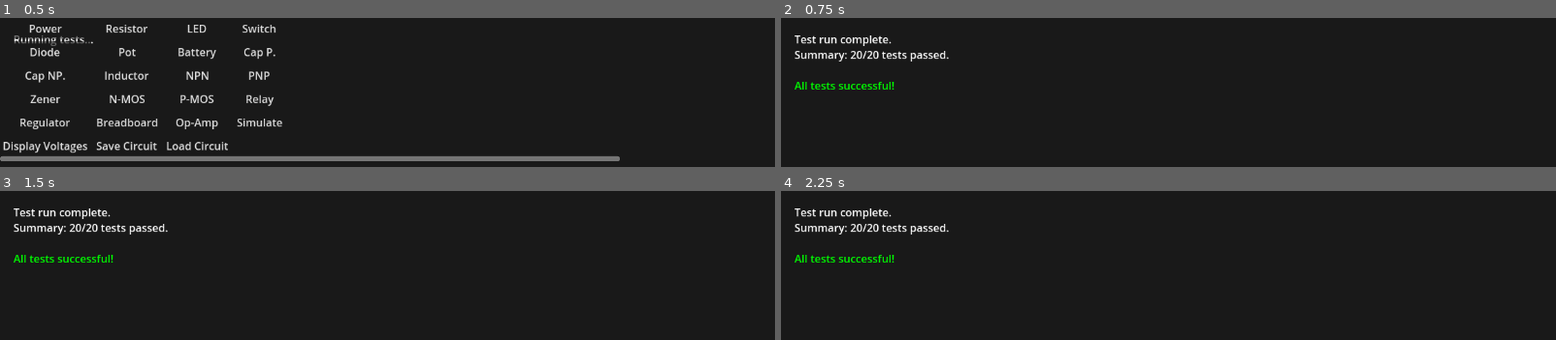
Above: before the commit, frames 1-4 (two rows, left to right).
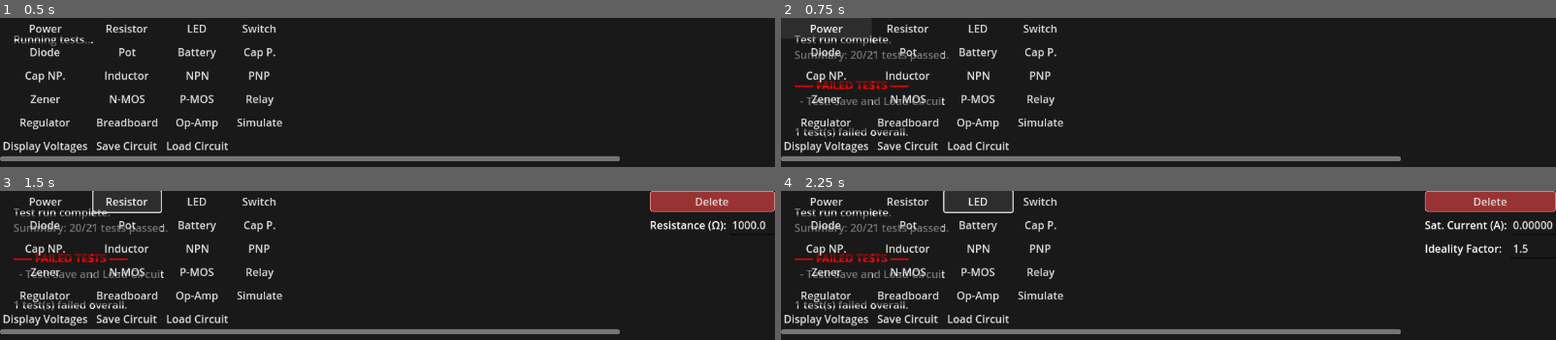
Above: after the commit, the same moments.

Repository: supastishn/mcu-sim
Game: Godot game, scene res://tests/test_main.tscn
Two runs of this game, one before a commit and one after it. Both use one fixed random seed, a clock stepped at 60 frames per second and the inputs below. This scene is started directly instead of the project's main scene. The engine's default icon, where the game draws it, is replaced by a stand-in: a white triangle on a blue panel in a dark square.
Inputs (mouse positions are in pixels of both pictures, inside the frame that each line leads up to):
- Up to frame 1 (0.5 s): no input
- Up to frame 2 (0.75 s): click "Power" at 0.5 s
- Up to frame 3 (1.5 s): click (124, 201) at 1.25 s, where only the run after the commit has a clickable "Resistor"
- Up to frame 4 (2.25 s): click (974, 201) at 2 s, where only the run after the commit has a clickable "LED"

Frame 1 is identical in both runs. In frame 2, 8.3% of the frame differs, in the area x 0-80%, y 4-97%; in frame 3, 11%; in frame 4, 12%, in the area x 0-100%, y 0-97%.
Error after the commit: Invalid type in function 'get_node_or_null' in base 'Node3D'. Cannot convert argument 1 from StringName to NodePath. (res://tests/test_circuits.gd:412)

Commit message:
feat: add debug logs for save/load and test for saving and loading circuit

Diff:
--- a/CircuitEditor3D.gd
+++ b/CircuitEditor3D.gd
@@ -814,6 +814,7 @@
 
 ## Saves the current circuit to a file.
 func save_circuit_to_file(file_path: String) -> void:
+	print("--- Saving circuit to file: {p} ---".format({"p": file_path}))
 	var save_data = {}
 
 	# Save components
@@ -927,17 +928,20 @@
 
 	var file = FileAccess.open(file_path, FileAccess.WRITE)
 	if file:
-		file.store_string(JSON.stringify(save_data))
+		var json_string = JSON.stringify(save_data, "  ", true) # Pretty print
+		print("Saving data:\n" + json_string)
+		file.store_string(json_string)
 		file.close()
-		print("Circuit saved to: ", file_path)
+		print("--- Circuit successfully saved to: {p} ---".format({"p": file_path}))
 	else:
-		print("Failed to save circuit to: ", file_path)
+		printerr("Failed to save circuit to: {p}".format({"p": file_path}))
 
 ## Loads a circuit from a file.
 func load_circuit_from_file(file_path: String) -> void:
+	print("--- Loading circuit from file: {p} ---".format({"p": file_path}))
 	var file = FileAccess.open(file_path, FileAccess.READ)
 	if not file:
-		print("Failed to load circuit from: ", file_path)
+		printerr("Failed to load circuit from: {p}".format({"p": file_path}))
 		return
 
 	var content = file.get_as_text()
@@ -951,8 +955,11 @@
 
 	var save_data = json.data
 	if typeof(save_data) != TYPE_DICTIONARY:
-		print("Invalid save data format")
+		printerr("Invalid save data format in file: {p}".format({"p": file_path}))
 		return
+
+	var json_string = JSON.stringify(save_data, "  ", true)
+	print("Loaded data:\n" + json_string)
 
 	# Clear existing circuit
 	_clear_circuit()
@@ -1043,7 +1050,7 @@
 			if ground_terminal and ground_terminal is Area3D:
 				circuit_graph.set_ground_node(ground_terminal)
 
-	print("Circuit loaded from: ", file_path)
+	print("--- Circuit successfully loaded from: {p} ---".format({"p": file_path}))
 
 ## Clears the current circuit.
 func _clear_circuit() -> void:
--- a/tests/test_circuits.gd
+++ b/tests/test_circuits.gd
@@ -86,6 +86,7 @@
 		{"name": "Test: Linear Regulator Dropout Scenario", "func": test_linear_regulator_dropout},
 		{"name": "Test: Op-Amp Inverting Amplifier", "func": test_op_amp_inverting_amplifier},
 		{"name": "Test: Breadboard Connectivity", "func": test_breadboard_connectivity},
+		{"name": "Test: Save and Load Circuit", "func": test_save_and_load_circuit},
 	]
 
 	for test_case in all_tests:
@@ -357,6 +358,86 @@
 		if not TestUtils.assert_true(led_results_rail.get("current", NAN) > led_node.min_current_to_light, "Breadboard Test (Power Rail): LED is ON, rail is connected", rig): ok = false
 
 	rig.cleanup()
+	return ok
+
+
+## Tests that a circuit can be saved to a file and loaded back correctly.
+func test_save_and_load_circuit() -> bool:
+	var ok := true
+	var rig := TestRig.new()
+	add_child(rig)
+	await rig.init()
+	var ed = rig.editor
+
+	# 1. Build a simple circuit
+	var ps_node : PowerSource3D = rig.add(ed.PowerSourceScene, Vector3(0,0,-2))
+	ps_node.target_voltage = 9.0
+	var ps_name = ps_node.name
+	rig.cfg(ps_node)
+
+	var res_node : Resistor3D = rig.add(ed.ResistorScene, Vector3(1,0,-2))
+	res_node.resistance = 330.0
+	var res_name = res_node.name
+	rig.cfg(res_node)
+
+	rig.wire(ps_node.terminal_pos, res_node.terminal1)
+	rig.wire(res_node.terminal2, ps_node.terminal_neg)
+	rig.ground(ps_node.terminal_neg)
+
+	var num_components_before = ed.components_node.get_children().size()
+	var num_wires_before = ed.wires_node.get_children().size()
+
+	# 2. Save the circuit
+	var save_path = "user://test_circuit_save.save"
+	if FileAccess.file_exists(save_path):
+		DirAccess.remove_absolute(save_path) # Clean up from previous failed run
+
+	ed.save_circuit_to_file(save_path)
+	if not TestUtils.assert_true(FileAccess.file_exists(save_path), "Save file was created", rig): ok = false
+
+	# 3. Clear the circuit
+	await rig.reset_graph()
+
+	if not TestUtils.assert_equals(ed.components_node.get_children().size(), 0, "Component count after clear is correct", rig): ok = false
+	if not TestUtils.assert_equals(ed.wires_node.get_children().size(), 0, "Wire count after clear is correct", rig): ok = false
+
+	# 4. Load the circuit
+	ed.load_circuit_from_file(save_path)
+	await get_tree().process_frame # Allow scene to update
+
+	# 5. Verify the circuit was restored
+	if not TestUtils.assert_equals(ed.components_node.get_children().size(), num_components_before, "Component count after load is correct", rig): ok = false
+	if not TestUtils.assert_equals(ed.wires_node.get_children().size(), num_wires_before, "Wire count after load is correct", rig): ok = false
+
+	var loaded_ps_node = ed.components_node.get_node_or_null(ps_name)
+	var loaded_res_node = ed.components_node.get_node_or_null(res_name)
+
+	if not TestUtils.assert_true(is_instance_valid(loaded_ps_node), "Loaded PowerSource node is valid", rig):
+		ok = false
+	else:
+		if not TestUtils.assert_equals(loaded_ps_node.get_class(), "PowerSource3D", "Loaded node is a PowerSource", rig): ok = false
+		if not TestUtils.assert_approx_equals(loaded_ps_node.target_voltage, 9.0, 1e-5, "Loaded PowerSource has correct voltage", rig): ok = false
+
+	if not TestUtils.assert_true(is_instance_valid(loaded_res_node), "Loaded Resistor node is valid", rig):
+		ok = false
+	else:
+		if not TestUtils.assert_equals(loaded_res_node.get_class(), "Resistor3D", "Loaded node is a Resistor", rig): ok = false
+		if not TestUtils.assert_approx_equals(loaded_res_node.resistance, 330.0, 1e-5, "Loaded Resistor has correct resistance", rig): ok = false
+
+	# 6. Verify circuit solves correctly after load
+	if ok:
+		if not TestUtils.assert_true(rig.solve(), "Circuit solves correctly after load", rig):
+			ok = false
+		else:
+			var res_results = rig.results(loaded_res_node)
+			var expected_current = 9.0 / 330.0
+			if not TestUtils.assert_approx_equals(res_results.get("current", NAN), expected_current, 1e-4, "Resistor current is correct after load", rig): ok = false
+
+	# 7. Cleanup
+	rig.cleanup()
+	if FileAccess.file_exists(save_path):
+		DirAccess.remove_absolute(save_path)
+
 	return ok
 
 
